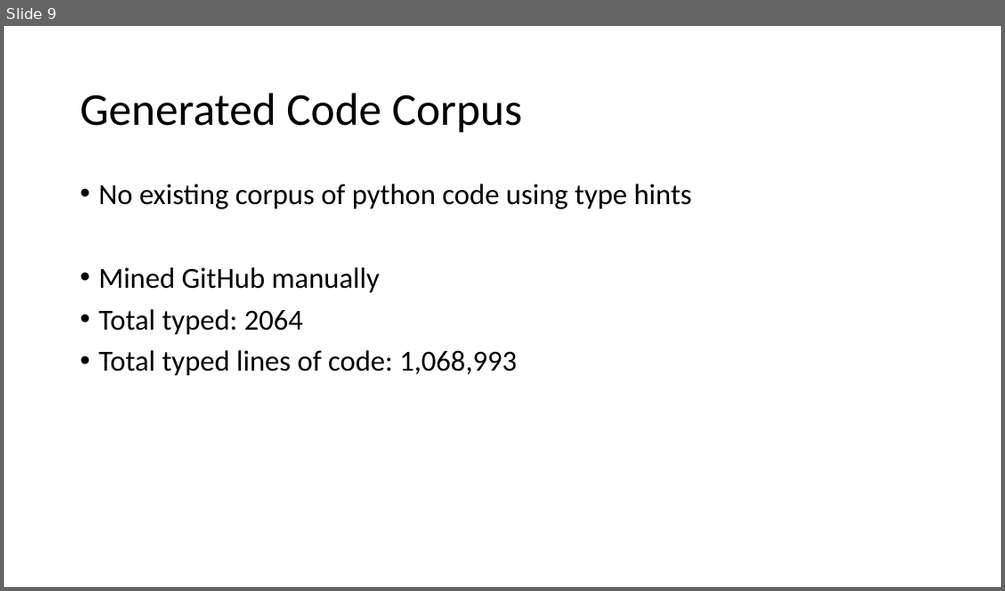
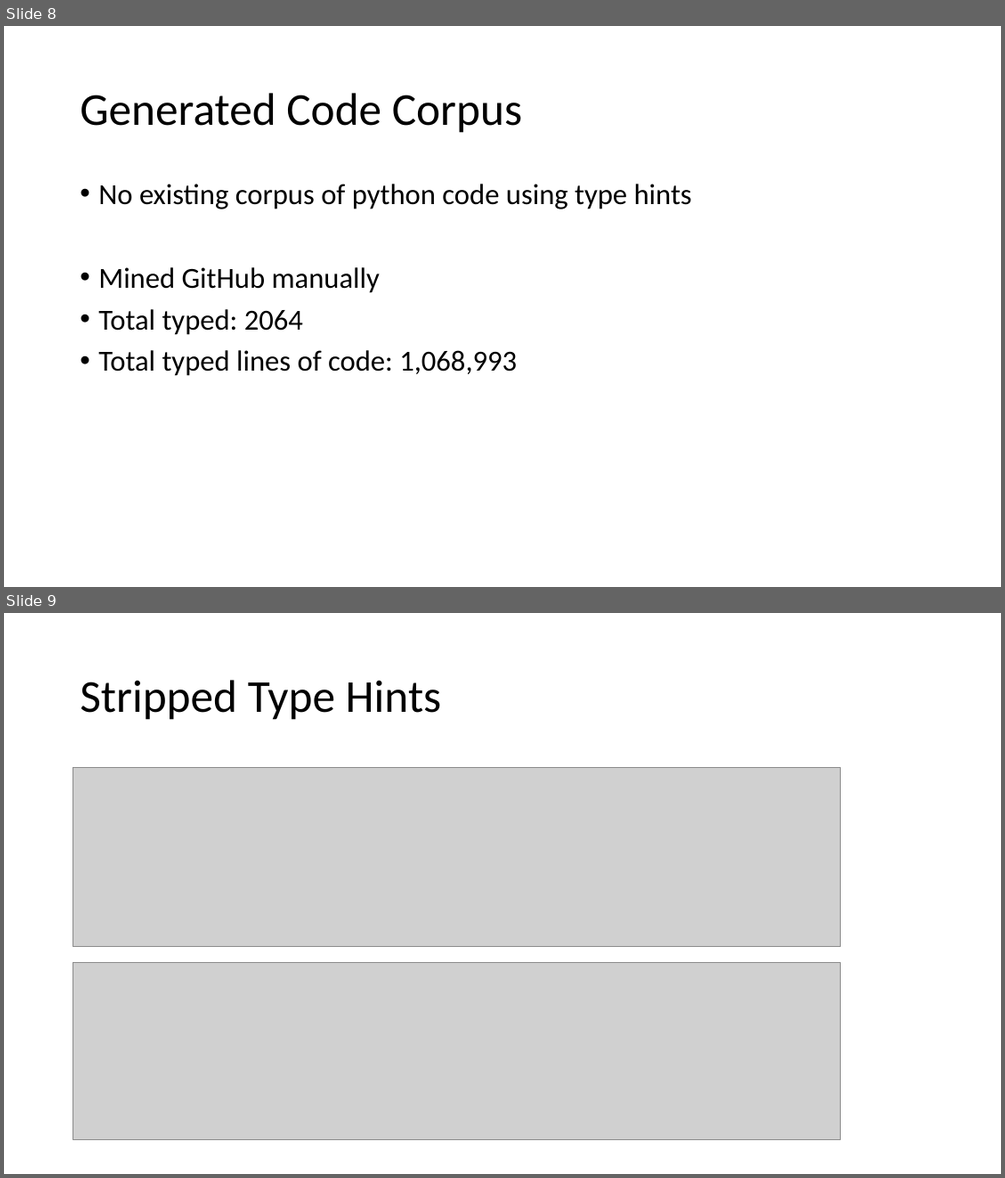
Before and after one commit to tjchambers32/ecs289-final, a slide deck: deeptyper for python.pptx. Shown one above the other, each under a label of ours: slide 9 before the commit, slides 8 and 9 after it. The pictures are 1005x591 and 1005x1178 pixels, drawn with LibreOffice and Linux fonts; fonts in the diff are those of the drawing; grey boxes stand for pictures. Boxes give left, top, right and bottom in pixels: in the first picture for what was removed or moved away, otherwise in the second. Text is boxed around its words. In the diff, an @@ line names an element or a change of style, - is before the commit and + after.

```diff
--- a/deeptyper for python.pptx
+++ b/deeptyper for python.pptx
@@ slide 9 added at <box>4,613,1001,1174</box>, background #FFFFFF @@
@@ title added at <box>80,680,441,720</box>, 44 pt, text #000000 @@
+Stripped Type Hints
@@ picture added at <box>73,768,841,947</box> @@
@@ picture added at <box>73,963,841,1140</box> @@
@@ what was slide 9 is now slide 8 @@
```
Also in this commit, not shown: 2 slides changed, 2 other slides added, 2 slides removed, 4 other files.
